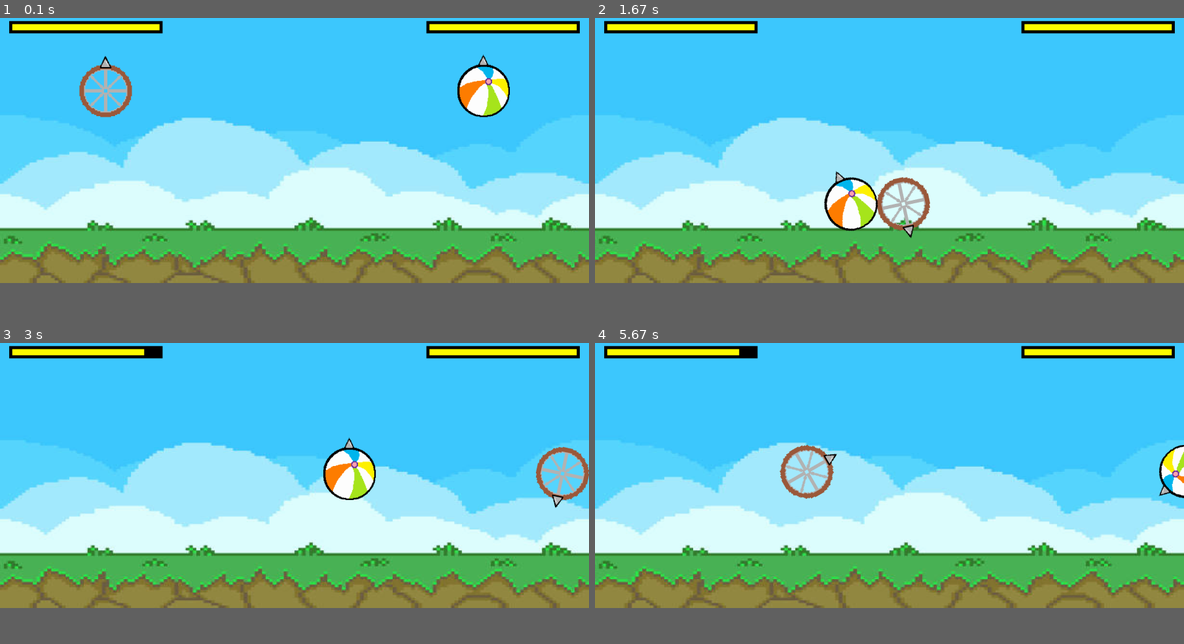
Above: before the commit, frames 1-4 (two rows, left to right).
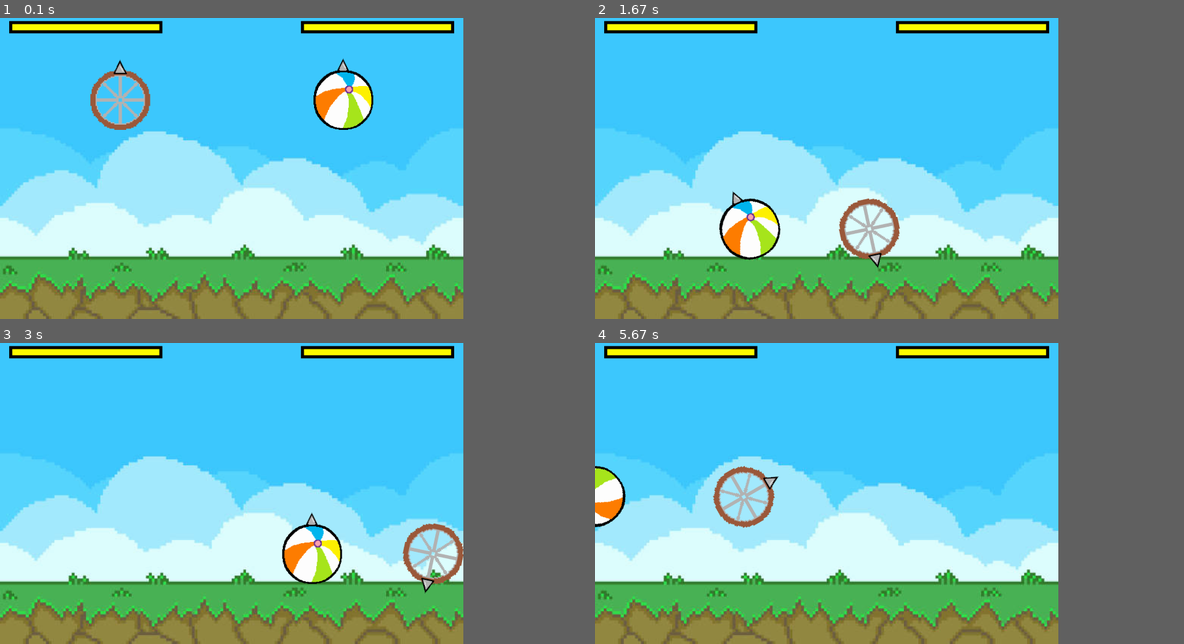
Above: after the commit, the same moments.

Repository: nikobross/Deppecycloid-Pygame
Game: pygame game, started from main.py
Same seed, same stepped clock (60 frames per second), same inputs: the game is played once before the commit and once after it.
Inputs:
- Up to frame 1 (0.1 s): no input
- Up to frame 2 (1.67 s): hold Right 0.33-0.8 s; hold Up 0.83-1.13 s; hold W 0.83-1.13 s; hold Right 1.17-1.63 s; hold D 1.17-1.63 s
- Up to frame 3 (3 s): hold Left 1.67-2.2 s; hold A 1.67-2.2 s; hold Down 2.23-2.53 s; hold S 2.23-2.53 s; hold Left 2.57-2.97 s; hold A 2.57-2.97 s
- Up to frame 4 (5.67 s): hold Up 3-3.37 s; hold W 3-3.37 s; hold Right 3.4-4.03 s; hold D 3.4-4.03 s; hold Left 4.47-4.93 s; hold A 4.47-4.93 s; hold Right 4.97-5.43 s; hold D 4.97-5.43 s; hold Up from 5.47 s (still down); hold W from 5.47 s (still down)
The window is 900x405 before the commit and 708x460 after it. Grey fills any space a smaller window leaves; there, only what the larger window draws over its background counts as a difference.

The runs differ from the first frame. In frame 1, 50% of the frame differs, in the area x 0-100%, y 0-100%; in frame 2, 47%; in frame 3, 46%; in frame 4, 47%.

Commit message:
started bracket maker

Diff:
--- /dev/null
+++ b/choose_bracket.py
@@ -0,0 +1,94 @@
+import random
+import pygame
+
+people = []
+
+def choose_bracket(people):
+    # choose 8 random people from the list and make them into a bracket
+    bracket = {}
+    for i in range(1, 9):
+        person = people.pop(random.randint(0, len(people) - 1))
+        bracket[i] = person
+    return bracket
+
+
+def display_bracket(bracket):
+    # set of matchups with 1 with 8 2 2ith 7 3 with 6 4 with 5
+    matchups = {}
+    matchups[bracket[1]] = bracket[8]
+    matchups[bracket[2]] = bracket[7]
+    matchups[bracket[3]] = bracket[6]
+    matchups[bracket[4]] = bracket[5]
+    return matchups
+
+def draw_bracket(matchups):
+    pygame.init()
+    screen_width = 800
+    screen_height = 600
+    screen = pygame.display.set_mode((screen_width, screen_height))
+    pygame.display.set_caption("Bracket")
+
+    # Define colors
+    white = (255, 255, 255)
+    black = (0, 0, 0)
+
+    screen.fill(white)
+
+    # Define bracket positions
+    x = 100
+    y = 100
+    spacing = 50
+
+
+    pygame.draw.line(screen, black, (x + spacing * 3, y + spacing - 20), (x + spacing * 3, y + spacing + 20), 2)
+    pygame.draw.line(screen, black, (x + spacing * 3, y + spacing * 3 - 20), (x + spacing * 3, y + spacing * 3 + 20), 2)
+
+    pygame.draw.line(screen, black, (x + spacing * 3 - 40, y + spacing - 20), (x + spacing * 3, y + spacing - 20), 2)
+    pygame.draw.line(screen, black, (x + spacing * 3 - 40, y + spacing * 3 + 20), (x + spacing * 3, y + spacing * 3 + 20), 2)
+
+    pygame.draw.line(screen, black, (x + spacing * 3 - 40, y + spacing + 20), (x + spacing * 3, y + spacing + 20), 2)
+    pygame.draw.line(screen, black, (x + spacing * 3 - 40, y + spacing * 3 - 20), (x + spacing * 3, y + spacing * 3 - 20), 2)
+
+
+    pygame.draw.line(screen, black, (x + spacing * 3, y + spacing - 20), (x + spacing * 3, y + spacing + 20), 2)
+    pygame.draw.line(screen, black, (x + spacing * 3, y + spacing * 3 - 20), (x + spacing * 3, y + spacing * 3 + 20), 2)
+
+    pygame.draw.line(screen, black, (x + spacing * 4, y + spacing), (x + spacing * 4, y + spacing * 3), 2)
+    pygame.draw.line(screen, black, (x + spacing * 3, y + spacing), (x + spacing * 4, y + spacing), 2)
+    pygame.draw.line(screen, black, (x + spacing * 3, y + spacing * 3), (x + spacing * 4, y + spacing * 3), 2)
+
+    pygame.draw.line(screen, black, (x + spacing * 4, y + spacing * 2), (x + spacing * 5, y + spacing * 2), 2)
+
+    # Draw matchup text
+    font = pygame.font.Font(None, 30)
+    text_y = y + spacing // 2 - 10
+    for i, (player1, player2) in enumerate(matchups.items()):
+        text_x = x + spacing * 5
+        text = font.render(f"{player1} vs {player2}", True, black)
+        screen.blit(text, (text_x, text_y))
+        text_y += spacing
+
+    pygame.display.flip()
+    # Wait for user to close the window
+    running = True
+    while running:
+        for event in pygame.event.get():
+            if event.type == pygame.QUIT:
+                running = False
+
+    pygame.quit()
+
+people.append("Bob")
+people.append("Charlie")
+people.append("David")
+people.append("Eve")
+people.append("Frank")
+people.append("Grace")
+people.append("Heidi")
+people.append("Ivan")
+people.append("Judy")
+people.append("Kevin")
+
+bracket = choose_bracket(people)
+matchups = display_bracket(bracket)
+draw_bracket(matchups)
--- a/config.py
+++ b/config.py
@@ -1,8 +1,8 @@
-# window_width = 1512
-# window_height = 982
+window_width = 1512
+window_height = 982
+ground_height = int(window_height * 0.2)
+
+# # projector
+# window_width = 1920
+# window_height = 864
 # ground_height = int(window_height * 0.2)
-
-# projector
-window_width = 1920
-window_height = 864
-ground_height = int(window_height * 0.2)
Not shown, changed: .DS_Store
